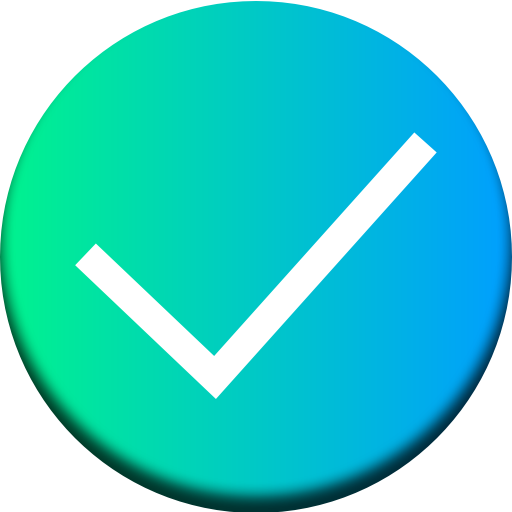
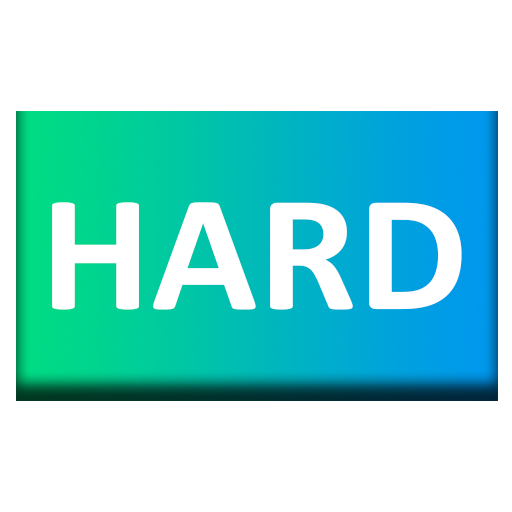
Two versions of the same layered image (512 × 512). Layer-by-layer changes:
added group "hard" with 2 layers above "easy" over [16, 111, 498, 401]
added layer "HARD" in group "hard" over [52, 202, 462, 310]
added layer "Layer 1" (1st of 2, in "hard") in group "hard" over [16, 111, 498, 401]
hid "check" over [0, 1, 512, 512]
